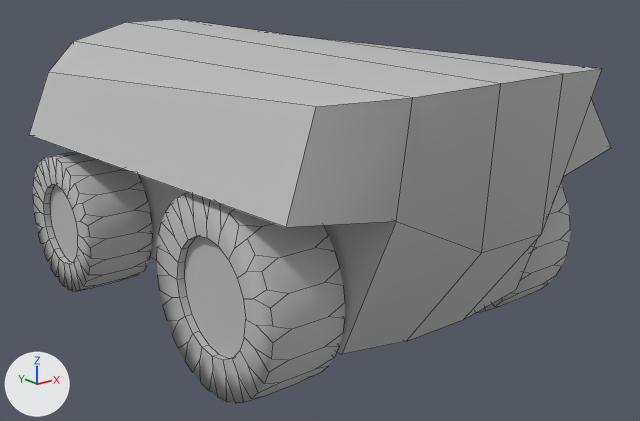
A saved change to the OBJ model Content/Animations/TankObj/TankBody.obj.
The view is the same before and after, from a camera (50 mm lens) standing at (-2.98, -3.9, 2.1) and looking at (0.1, -0.05, 0.56). The lights are fixed; the arrows at lower left show +X, +Y and +Z. Mesh edges are drawn as thin lines. Where no turn or scale is listed for an object, it has been applied to the vertices.

The first picture shows 'TankBody'.
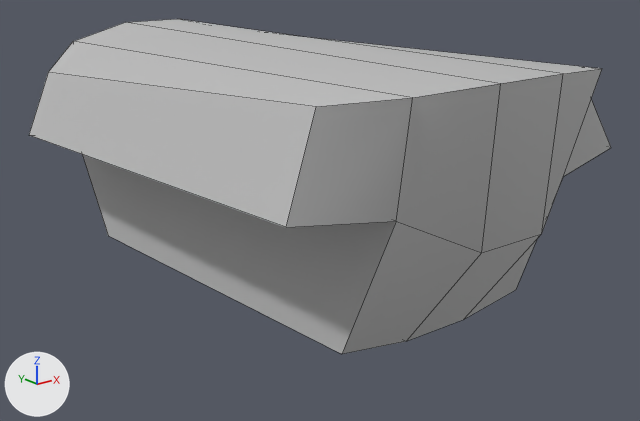
The change, as a diff of the scene's bpy script:
```diff
--- a/Content/Animations/TankObj/TankBody.obj.py
+++ b/Content/Animations/TankObj/TankBody.obj.py
@@ me_tankbody @@
 me_tankbody.from_pydata(...)  # 912 vertices, 518 faces; spans x -1.06..1.06, y -1.58..1.8, z 0.0..1.53
 # used by ob_tankbody; location = (0.0, 0.0, 0.0)
+# me_tankbody part 1: the loose piece of 220 vertices spanning x -1.02..-0.62, y 0.65..1.49, z 0.0..0.84 is deleted
+# me_tankbody part 2: the loose piece of 220 vertices spanning x 0.62..1.02, y -1.13..-0.13, z 0.0..1.0 is deleted
+# me_tankbody part 3: the loose piece of 220 vertices spanning x -1.01..-0.62, y -1.13..-0.13, z 0.0..1.0 is deleted
 me_tankbody.materials.append(mat_initialshadinggroup)
```

Location of each change, (x1, y1, x2, y2) in pixels of the pictures (640 x 421 px):
'TankBody', reshaped (13% shorter)
    before: (29, 19, 611, 403)
    after: (29, 19, 611, 354)
part 1 of me_tankbody, deleted
    before: (33, 152, 152, 291)
part 2 of me_tankbody, deleted
    before: (476, 184, 570, 313)
part 3 of me_tankbody, deleted
    before: (157, 192, 345, 403)
